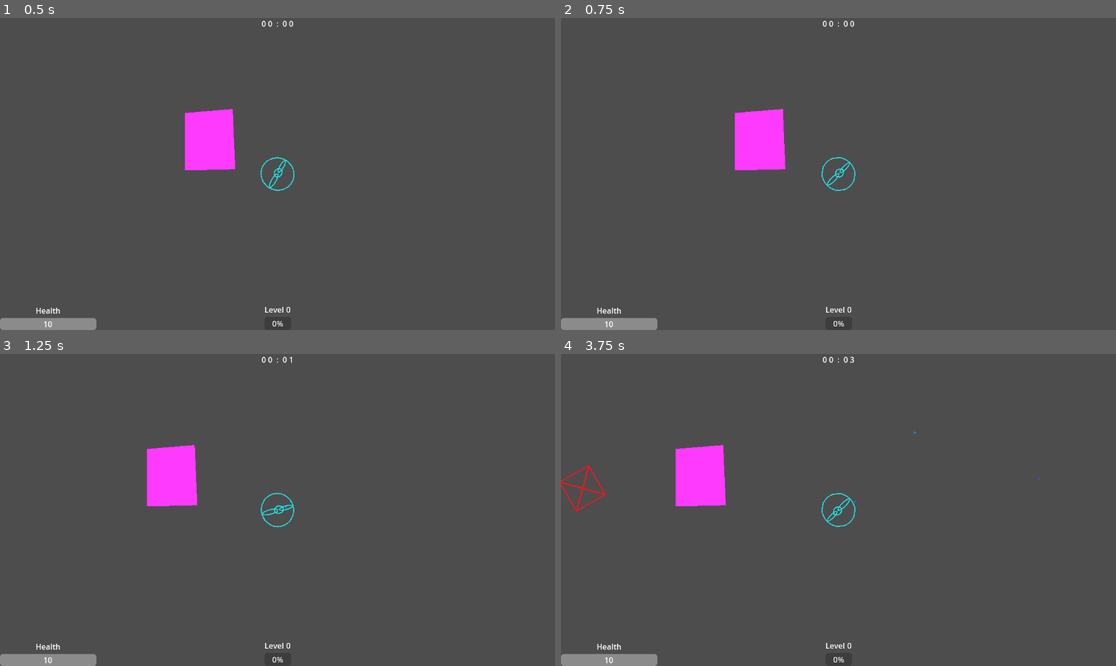
Above: before the commit, frames 1-4 (two rows, left to right).
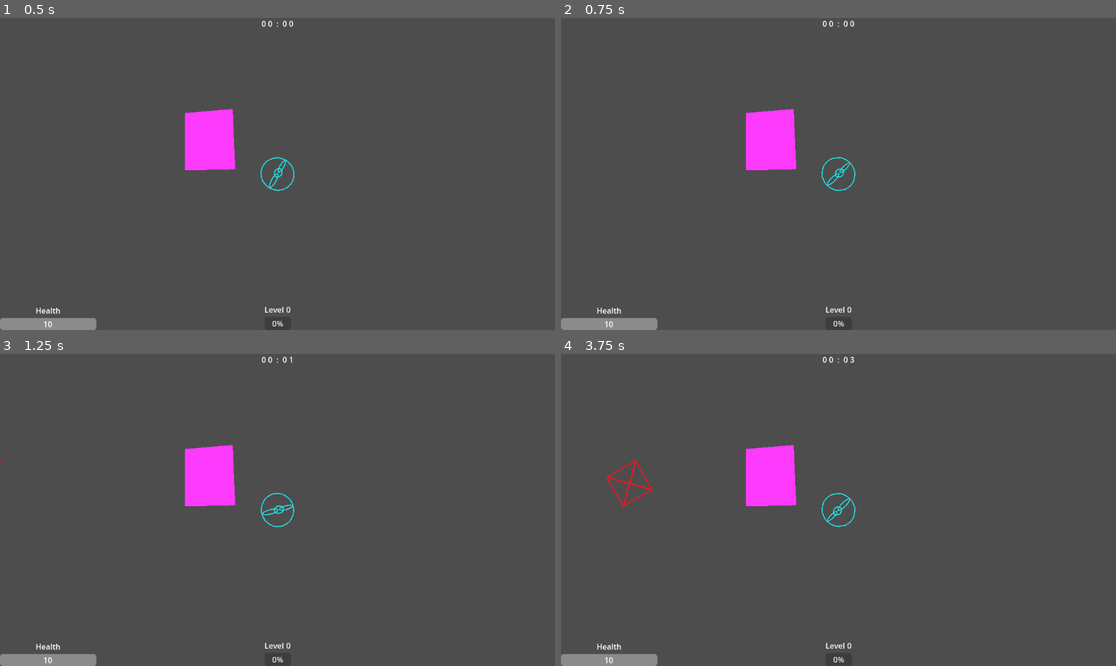
Above: after the commit, the same moments.

Repository: donny138/SparksPlus
Game: Godot game, scene res://SceneObjects/level_scene.tscn
Same seed, same stepped clock (60 frames per second), same inputs: the game is played once before the commit and once after it.
Inputs (mouse positions are in pixels of both pictures, inside the frame that each line leads up to):
- Up to frame 1 (0.5 s): no input
- Up to frame 2 (0.75 s): move the mouse to (960, 158) at 0.52 s; press the mouse at (960, 158) at 0.53 s; hold D (move_right) from 0.53 s (still down)
- Up to frame 3 (1.25 s): keep holding D (move_right)
- Up to frame 4 (3.75 s): move the mouse to (727, 525) at 1.27 s; release D (move_right) at 1.28 s; release the mouse at (727, 525) at 1.28 s; hold S (move_down) 1.28-2.03 s; right-click (727, 525) at 1.35 s; move the mouse to (894, 441) at 2.02 s; press the mouse at (894, 441) at 2.03 s; hold D (move_right) 2.03-2.78 s; move the mouse to (810, 572) at 2.77 s; release the mouse at (810, 572) at 2.78 s; hold W (move_up) 2.78-3.53 s; right-click (810, 572) at 2.85 s; move the mouse to (1005, 556) at 3.52 s; press the mouse at (1005, 556) at 3.53 s; hold A (move_left) from 3.53 s (still down)

Frame 1 is identical in both runs. In frame 2, 0.8% of the frame differs, in the area x 31-43%, y 29-49%; in frame 3, 2.7%; in frame 4, 3.8%, in the area x 0-87%, y 24-51%.
Error after the commit: Invalid call. Nonexistent function 'update_health' in base 'Nil'. (res://SceneObjects/spark_source.gd:264)

Commit message:
added initial available level unlockable behavior

Diff:
--- a/SceneObjects/level_scene.gd
+++ b/SceneObjects/level_scene.gd
@@ -30,7 +30,7 @@
 var level_up_gui			# pointer to the leve up gui
 var active_enemies = []		# a list of enemy objects that are currently active
 var active_sparks = []		# a list of spark objects that exist within the game
-var active_level_unlockables = [] # a list of level unlockables that the player has activated and how many many times they have been chosen
+
 
 # modifiers and ability attributes
 var level_mods = {}			# a dict of modifiers that apply to the level scene object
@@ -42,6 +42,11 @@
 var spark_abilities = []
 var enemy_abilities = []
 
+# Level Unlockable related variables
+var valid_unlockables = {}	# a dict of level unlockables that are valid to be chosen
+var potential_unlockables = []# the level unlockables that could possibly appear in the game
+var active_unlockables = {}	# a dict of level unlockables that the player has activated storing the number of times they have been chosen
+
 # time related vars
 var time_passed_sec 		# tracks the number of seconds that have passed since the level started
 var pause_menu_active = false
@@ -79,6 +84,22 @@
 	# initialize time things
 	time_passed_sec = 0		# the level is just starting, no time has passed
 	level_hud.update_time(time_passed_sec)
+
+	# TODO: Move this behavior to exist outside of the level and passed into the level once initialized
+	# do this when a main Menu / parent level exists that encompasses the level object
+	# (set all the level unlockables that are allowed to appear in the game)
+	potential_unlockables = [
+		OverclockedSparks,
+		SwarmingSparks,
+		RapidFire,
+		RepeatedHits,
+		PickUpRangeUp,
+		RocketSparks,
+		SourceHealth,
+		SourceSpeed,
+	]
+	# Generate the initial list of valid unlockables
+	valid_unlockables = get_initial_valid_unlockables()
 
 
 # Called every frame. 'delta' is the elapsed time since the previous frame.
@@ -186,15 +207,26 @@
 	# TODO: add a cool visual effect / sound trigger here at some point
 	# put a blur effect onto everything normally in the game (hud too, but not level up gui)
 
-	# TODO: implement random level unlockable selection once modifiers exist
 	# randomly pick 3 available level unlockables (TODO make random)
-	var fake_mod_list = [
-		temp_valid_unlockables[0].new(),
-		temp_valid_unlockables[1].new(),
-		temp_valid_unlockables[2].new()
+	var rand_unlocks = {}
+	var valid_unlocks_names = valid_unlockables.keys()
+	print('\n')
+	print(valid_unlocks_names)
+	# select 3 different level unlockables
+	while rand_unlocks.size() < 3:
+		var rand = valid_unlocks_names.pick_random()
+		if not rand_unlocks.has(rand):
+			rand_unlocks[rand] = valid_unlockables[rand]
+	# get an array of instantiated level unlockable objects
+	print(rand_unlocks.keys())
+	var unlock_objects = rand_unlocks.values()
+	var inst_unlock_objects = [
+		unlock_objects[0].new(),
+		unlock_objects[1].new(),
+		unlock_objects[2].new()
 	]
 	# Pass the level unlockables off to the level up gui (it will associate each option with a button and display the description)
-	level_up_gui.load_level_unlock_options(fake_mod_list)
+	level_up_gui.load_level_unlock_options(inst_unlock_objects)
 
 	# tell the level up gui to un-hide itself and wait for the user to click one of the options
 	level_up_gui.enable_gui()
@@ -203,24 +235,18 @@
 # function to apply the selected mod from the level up event and flag it as complete
 func finish_level_up_event(chosen_unlock : LevelUnlockable):
 	#TODO:  flush out this behavior once mods are actually added
-	#print("Selected Mod: ", chosen_unlock)
 
 	# Add this level unlockable to the list of activated unlockables
-	var repeat_unlock = false
-	for unlock : Array in active_level_unlockables:
-		# if the unlockable is already in the list of chosen unlockables, add one to the number of times it has been picked
-		if unlock[0] == chosen_unlock.name:
-			unlock[1] = unlock[1] + 1
-			repeat_unlock = true
-			print(chosen_unlock.name, " Has been unlocked ", unlock[1], " times!")
-	# if the unlock was not already present in the list, add it to the end
-	if not repeat_unlock:
-		var entry = [
-			chosen_unlock.name,
-			1
-		]
-		active_level_unlockables.append(entry)
-		print(chosen_unlock.name, " Has been unlocked for the first time!")
+	# get any occurances of this unlock being selected before
+	var count = active_unlockables.get(chosen_unlock.name, 0)
+	# increment the number of times it has been chosen
+	count = count + 1
+	# set the new value (creates a new entry in the dict if it didn't already exist)
+	active_unlockables[chosen_unlock.name] = count
+	print(chosen_unlock.name, " Has been unlocked ", count, " times!")
+
+	# update the set of valid unlockables based on the chosen unlock
+	update_valid_unlockables(chosen_unlock)
 
 	# add new modifiers from the level unlock object to the game
 	add_new_mods(chosen_unlock.mods)
@@ -320,6 +346,71 @@
 	pass
 
 
+# ====================== Functions that deal with Level Unlockable logic ======================
+
+
+# function to return a list of potential level unlockables that can be initially generated
+func get_initial_valid_unlockables():
+	var initial_unlocks = {}
+	# add any unlockable that have no pre-requisites to the list of initial unlocks
+	for unlock in potential_unlockables:
+		# create a temporary instantiation of the unlock so that it's initial attributes are accessible
+		var temp_inst = unlock.new()
+		# if there are no pre-requisite unlocks needed, then add the unlock to the array of initial unlocks
+		if temp_inst.pre_reqs.size() == 0:
+			initial_unlocks[temp_inst.name] = unlock
+	return initial_unlocks
+
+
+# function to update the list of valid unlockables after an unlockable was chosen
+func update_valid_unlockables(chosen_unlock : LevelUnlockable):
+	# Check to see if the chosen unlock can be chosen again
+	if not chosen_unlock.repeatable:
+		# the chosen unlock is not repeatable, remove it from the valid unlock dict
+		valid_unlockables.erase(chosen_unlock.name)
+
+	# Check to see if this unlockable belongs to a family
+	var in_family = false
+	if chosen_unlock.family != Consts.UnlockFamily_e.no_family:
+		in_family = true
+
+	# Check to see if any of the defined 'next unlocks' unlockables are valid
+	for next_unlock in chosen_unlock.next_unlocks:
+		# ensure that this next unlockable exists within the list of potential unlockables
+		var is_potential = false
+		for unlock in potential_unlockables:
+			if unlock == next_unlock:
+				is_potential = true
+				break
+		# create a temp instance of the next unlock to load its initial values
+		var temp : LevelUnlockable = next_unlock.new()
+		# check to see if all of this unlockables pre-reqs have been met
+		var pre_reqs_met = true
+		if is_potential:
+			for unlock in temp.pre_reqs:
+				# create a temp intance of the pre-req to load its initial values
+				var temp2 : LevelUnlockable = unlock.new()
+				# check to see if the unlockable has been unlocked
+				if not active_unlockables.has(temp2.name):
+					# if we have not unlocked this pre-req then disable the flag and break the loop
+					pre_reqs_met = false
+					break
+		# if all the pre-reqs were met, and the next unlock exists within the set of potential unlocks, add it to the valid unlocks
+		if is_potential and pre_reqs_met:
+			valid_unlockables[temp.name] = next_unlock
+
+	# if chosen unlockable belongs to a family, remove any valid unlockable belonging to a different branch of the same family
+	if in_family:
+		var names : Array = valid_unlockables.keys()
+		for unlock_name in names:
+			# create a temp instance of the Level Unlockable to load its initial values
+			var temp : LevelUnlockable = valid_unlockables[unlock_name].new()
+			# if the selected unlockable belongs to the same family but a different branch as the chosen ulockable, remove it
+			if (temp.family == chosen_unlock.family) and (temp.branch != chosen_unlock.branch):
+				valid_unlockables.erase(unlock_name)
+
+
+
 
 #=============== timer expiration handlers =================
 
--- a/SceneObjects/spark_source.gd
+++ b/SceneObjects/spark_source.gd
@@ -261,6 +261,7 @@
 	max_health = Consts.calc_mods(health_mods, base_health)
 	# the current health should (percentage wise) be the same as before the mod was applied
 	cur_health = max_health * health_ratio
+	level_hud.update_health(cur_health, max_health)
 
 	# Modify Speed
 	var speed_mods = all_mods.get(Consts.ModAttribute_e.speed, [])
--- a/src/LevelUnlockables/level_unlockable.gd
+++ b/src/LevelUnlockables/level_unlockable.gd
@@ -6,11 +6,41 @@
 
 This class will store the following:
     - The name and description of this unlockable
+    - The family and the branch of that family that the unlock belongs to
     - Any mandatory pre-requisites required for this ulockable to be available
     - Any unlockables that picking this unlockable should unlock (assuming all mandatory pre-requisites are met)
     - a flag indiating if the unlockable is selectable more than once or if it isn't
     - A list of modifier objects that should be applied when this unlockable is chosen
     - A list of abilities (or game rules) that should be applied when this unlockable is chosen
+
+
+There are a few factors that influence if, and when, a Level Unlockable becomes availble within a game.
+
+Repeatable:
+    Each Level Unlockable includes a flag indicating whether this unlockable is repeatable or not.  If this is set to true,
+    the unlockable will continue to appear after it has been chosen
+
+Pre-Reqs:
+    Each Level Unlockable can define a list of pre-req Level Unlockables that have to have been activated before this unlockable
+    can appear
+
+Next-Unlocks:
+    Each Level Unlockable can define a list of other Level Unlockables that might become available after this unlockable was activated.
+    The game will run checks on each of these listed Level Unlockables to see if all of it's pre-reqs have been met, giving it the chance
+    to be added to the list of unlockables that can appear if they have been.
+
+Family:
+    Each Level Unlockable can belong to a family.  If it does, it must belong to a branch of that family (some int value).  The player
+    can only choose one branch of a family of unlockables to pursue.  Once an Unlockable from a family is chosen, the game will make any
+    other Unlockables from the same family but belonging to other branches unavailable. This allows for mutually exclusive 'paths' of
+    Level Unlockables.
+    If an Unlockable does not have a family, (value is undefined / null) then this mechanic is ignored for that Unlockable.
+    If an Unlockable belongs to a family, the branch and branch_name attributes should also be defined. (name can be displayed to the player)
+
+
+The above factors only apply to Level Unlockable objects that the game flags as 'potential unlockables' when the player starts a new level.
+Achievements, a 'game level', Challenges, and store purchases will affect this initial potential list that the game uses for a given level.
+NOTE:  This behavior is NYI and all unlockables will appear in this potential list.
 """
 
 # class to represent all the things
@@ -20,6 +50,9 @@
 # internal attributes of a Level Unlockable class
 var name : String           # This is the name of the Unlockable and also uniquely identifies it
 var desc : String           # This is a description of what this unlockable does
+var family : Consts.UnlockFamily_e # This is the 'family' that this unlock belongs to
+var branch : int            # This is the branch of the family that this unlock belongs to
+var branch_name : String    # This is the name of the family branch that the unlockable belongs to
 var repeatable : bool       # This flag indiates whether this unlockable can be aquired more than once or not
 var pre_reqs : Array        # This is a list of other LevelUnlockables that must be unlocked before this becomes available
 var next_unlocks : Array    # This is a list of other LevelUnlockables to make available (if able) once this ulockable has been picked
--- /dev/null
+++ b/src/LevelUnlockables/movement_speed.gd
@@ -0,0 +1,38 @@
+
+"""
+This Level Unlockable increases the base speed of the spark source by 25 pixels / second
+"""
+
+
+class_name SourceSpeed extends LevelUnlockable
+
+
+# function to initialize the base LevelUnlockable object with values that make it unique
+func _init():
+
+    # define values specific to this class
+    name = "Improved Thrusters"
+    desc = "Increases your spark sources movement speed by 25 pixels a second"
+    family = Consts.UnlockFamily_e.no_family
+    branch = 0
+    branch_name = "Base"
+    repeatable = true
+    pre_reqs = []
+    next_unlocks = []
+
+    # initialize arrays of mods and abilities
+    mods = []
+    abilities = []
+
+    # create and store a modifier to increase the movement speed of the spark source by 25 pixels a second
+    var speed = Mod.new()
+    speed.name = "Improved Thrusters: speed"
+    speed.repeatable = true
+    speed.mod_target = Consts.ModTarget_e.spark_source
+    speed.mod_attribute = Consts.ModAttribute_e.speed
+    speed.mod_type = Consts.ModType_e.base_value
+    speed.mod_value = 25
+    mods.append(speed)
+
+    # There is nothing else needed to define this unlockable
+    pass
--- a/src/LevelUnlockables/overclocked_sparks.gd
+++ b/src/LevelUnlockables/overclocked_sparks.gd
@@ -13,9 +13,12 @@
     # define values specific to this class
     name = "Overclocked Spark Systems"
     desc = "Increases spark production speed by 30% and decreases the active ability cooldown by 50%"
+    family = Consts.UnlockFamily_e.spark_production
+    branch = 0
+    branch_name = "Quantity"
     repeatable = false
     pre_reqs = []
-    next_unlocks = []
+    next_unlocks = [SwarmingSparks, RapidFire]
 
     # initialize arrays of mods and abilities
     mods = []
--- a/src/LevelUnlockables/pickup_rangeup.gd
+++ b/src/LevelUnlockables/pickup_rangeup.gd
@@ -13,6 +13,9 @@
     # define values specific to this class
     name = "PickUp-RangeUp"
     desc = "Increases the range that xp and other pickupables can be collected by 50%"
+    family = Consts.UnlockFamily_e.no_family
+    branch = 0
+    branch_name = "Base"
     repeatable = true
     pre_reqs = []
     next_unlocks = []
--- /dev/null
+++ b/src/LevelUnlockables/rapid_fire.gd
@@ -0,0 +1,38 @@
+
+"""
+This Level Unlockable dramatically increases the rate sparks can be fired at
+"""
+
+
+class_name RapidFire extends LevelUnlockable
+
+
+# function to initialize the base LevelUnlockable object with values that make it unique
+func _init():
+
+    # define values specific to this class
+    name = "Rapid Fire Launchers"
+    desc = "Dramatically increases the rate sparks can be fired at"
+    family = Consts.UnlockFamily_e.spark_production
+    branch = 0
+    branch_name = "Quantity"
+    repeatable = false
+    pre_reqs = [OverclockedSparks]
+    next_unlocks = [RepeatedHits]
+
+    # initialize arrays of mods and abilities
+    mods = []
+    abilities = []
+
+    # create and store a modifier to decrease the active ability cooldown time
+    var active_abil = Mod.new()
+    active_abil.name = "Rapid Fire Launchers: cooldown"
+    active_abil.repeatable = false
+    active_abil.mod_target = Consts.ModTarget_e.spark_source
+    active_abil.mod_attribute = Consts.ModAttribute_e.active_abil_ct
+    active_abil.mod_type = Consts.ModType_e.multiplier
+    active_abil.mod_value = 0.2   # decreasese ability cooldown time by 80%
+    mods.append(active_abil)
+
+    # There is nothing else needed to define this unlockable
+    pass
--- /dev/null
+++ b/src/LevelUnlockables/repeated_hits.gd
@@ -0,0 +1,41 @@
+
+"""
+This Level Unlockable increases the speed sparks travel at and makes quick successive hits deal bonus damage
+"""
+
+
+class_name RepeatedHits extends LevelUnlockable
+
+
+# function to initialize the base LevelUnlockable object with values that make it unique
+func _init():
+
+    # define values specific to this class
+    name = "Death by a Thousand Cuts"
+    desc = "Sparks fly 25% faster and apply a debuff to enemies that increases the damage they take from sparks by 20% a stack"
+    family = Consts.UnlockFamily_e.spark_production
+    branch = 0
+    branch_name = "Quantity"
+    repeatable = false
+    pre_reqs = [SwarmingSparks, RapidFire]
+    next_unlocks = []
+
+    # initialize arrays of mods and abilities
+    mods = []
+    abilities = []
+
+    # create and store a modifier to increase the speed sparks fly by 25%
+    var spark_prod = Mod.new()
+    spark_prod.name = "Death by a Thousand Cuts: speed"
+    spark_prod.repeatable = false
+    spark_prod.mod_target = Consts.ModTarget_e.spark
+    spark_prod.mod_attribute = Consts.ModAttribute_e.speed
+    spark_prod.mod_type = Consts.ModType_e.multiplier
+    spark_prod.mod_value = 1.25
+    mods.append(spark_prod)
+
+    # create and store an ability that applies a debuff which buffs successive hits by 20% a stack
+    # TODO: Implement this once abilities have been implemented
+
+    # There is nothing else needed to define this unlockable
+    pass
--- a/src/LevelUnlockables/rocket_sparks.gd
+++ b/src/LevelUnlockables/rocket_sparks.gd
@@ -12,7 +12,10 @@
 
     # define values specific to this class
     name = "Rocket-Like Sparks"
-    desc = "Sparks can fly 50% faster and do +5 additional damage when they collide with enemies"
+    desc = "Sparks fly 50% faster and do +5 additional damage when they collide with enemies"
+    family = Consts.UnlockFamily_e.spark_production
+    branch = 1
+    branch_name = "Quality"
     repeatable = false
     pre_reqs = []
     next_unlocks = []
--- /dev/null
+++ b/src/LevelUnlockables/source_health_up.gd
@@ -0,0 +1,38 @@
+
+"""
+This Level Unlockable increases the health of the spark source by 10%
+"""
+
+
+class_name SourceHealth extends LevelUnlockable
+
+
+# function to initialize the base LevelUnlockable object with values that make it unique
+func _init():
+
+    # define values specific to this class
+    name = "Robust Defenses"
+    desc = "Increases the health of your spark source by 10%"
+    family = Consts.UnlockFamily_e.no_family
+    branch = 0
+    branch_name = "Base"
+    repeatable = true
+    pre_reqs = []
+    next_unlocks = []
+
+    # initialize arrays of mods and abilities
+    mods = []
+    abilities = []
+
+    # create and store a modifier to increase the health of the spark source by 10%
+    var health = Mod.new()
+    health.name = "Robust Defense: health"
+    health.repeatable = true
+    health.mod_target = Consts.ModTarget_e.spark_source
+    health.mod_attribute = Consts.ModAttribute_e.health
+    health.mod_type = Consts.ModType_e.multiplier
+    health.mod_value = 1.1
+    mods.append(health)
+
+    # There is nothing else needed to define this unlockable
+    pass
--- /dev/null
+++ b/src/LevelUnlockables/swarming_sparks.gd
@@ -0,0 +1,59 @@
+
+"""
+This Level Unlockable will increase the rate at which sparks are generated and raises the spark cap
+at the cost of reducing the damage each spark deals
+"""
+
+
+class_name SwarmingSparks extends LevelUnlockable
+
+
+# function to initialize the base LevelUnlockable object with values that make it unique
+func _init():
+
+    # define values specific to this class
+    name = "A Swarm of Sparks"
+    desc = "Increases spark production speed by 30%, raises the spark cap by 10, but each spark deals 50% less damage"
+    family = Consts.UnlockFamily_e.spark_production
+    branch = 0
+    branch_name = "Quantity"
+    repeatable = false
+    pre_reqs = [OverclockedSparks]
+    next_unlocks = [RepeatedHits]
+
+    # initialize arrays of mods and abilities
+    mods = []
+    abilities = []
+
+    # create and store a modifier to increase the speed of spark production by 30%
+    var spark_prod = Mod.new()
+    spark_prod.name = "A Swarm of Sparks: production"
+    spark_prod.repeatable = false
+    spark_prod.mod_target = Consts.ModTarget_e.spark_source
+    spark_prod.mod_attribute = Consts.ModAttribute_e.spark_gen
+    spark_prod.mod_type = Consts.ModType_e.multiplier
+    spark_prod.mod_value = 0.70  # this modifies the time it takes to make a spark, so 70% of some value is a 30% speedup
+    mods.append(spark_prod)
+
+    # create and store a modifier to raise the base spark cap of the players spark source by 10
+    var active_abil = Mod.new()
+    active_abil.name = "A Swarm of Sparks: cap"
+    active_abil.repeatable = false
+    active_abil.mod_target = Consts.ModTarget_e.spark_source
+    active_abil.mod_attribute = Consts.ModAttribute_e.spark_cap
+    active_abil.mod_type = Consts.ModType_e.base_value
+    active_abil.mod_value = 10
+    mods.append(active_abil)
+
+    # create and store a modifier to decrease the damage a spark does by 50%
+    var spark_dmg = Mod.new()
+    spark_dmg.name = "A Swarm of Sparks: damage"
+    spark_dmg.repeatable = false
+    spark_dmg.mod_target = Consts.ModTarget_e.spark
+    spark_dmg.mod_attribute = Consts.ModAttribute_e.damage
+    spark_dmg.mod_type = Consts.ModType_e.multiplier
+    spark_dmg.mod_value = 0.5
+    mods.append(spark_dmg)
+
+    # There is nothing else needed to define this unlockable
+    pass
--- a/src/Mods/Consts.gd
+++ b/src/Mods/Consts.gd
@@ -49,6 +49,16 @@
     base_value,         # mod is added to the base value at the beginning of calculations
     multiplier,         # mod is multiplies the base value and other multipliers during calculations
     flat_add            # mod is added to the final value at the end of calculations
+}
+
+
+# Defines families of unlockables.  This affects which unlockables are available during gameplay
+enum UnlockFamily_e{
+    no_family,          # 'family' an unlockable can belong to when it does not have a family
+    spark_production,   # family of unlockables related to producing new sparks
+    battle_tactics,     # family of unlockables involving active and defensive abilities
+    spark_tempering,    # family of unlockables which can apply fire or ice debuffs
+    spark_treatment     # family of unlockables which can apply viruses or affect spark stability
 }
 
 
